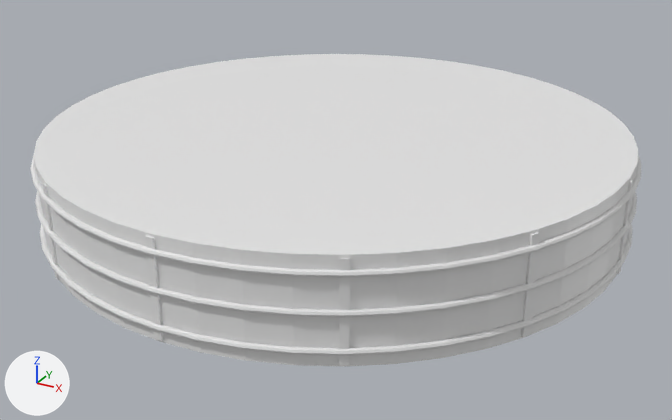
What one commit did to the glTF model assets-src/ship-modules/armor-standard.glb.
Before and after are seen from a 50 mm lens placed at (4.55, -8.27, 3.66), pointed at (0.08, -0.15, -0.4). The axes (+X, +Y, +Z) are drawn at lower left. The lights are the same throughout. The first picture is the older version.

The older version as bpy lines, for what is in view:
```python
ob_armor_band_0_0 = bpy.data.objects.new('armor_band_0.0', me_armor_band_0_0)
ob_armor_band_0_0.location = (0.0, 0.0, 0.0)
ob_armor_band_0_35 = bpy.data.objects.new('armor_band_0.35', me_armor_band_0_35)
ob_armor_band_0_35.location = (0.0, 0.0, 0.0)
ob_armor_band__0_35 = bpy.data.objects.new('armor_band_-0.35', me_armor_band__0_35)
ob_armor_band__0_35.location = (0.0, 0.0, 0.0)
ob_armor_hull = bpy.data.objects.new('armor_hull', me_armor_hull)
ob_armor_hull.location = (0.0, 0.0, 0.0)
ob_armor_strip_10 = bpy.data.objects.new('armor_strip_10', me_armor_strip_10)
ob_armor_strip_10.location = (0.0, 0.0, 0.0)
ob_armor_strip_11 = bpy.data.objects.new('armor_strip_11', me_armor_strip_11)
ob_armor_strip_11.location = (0.0, 0.0, 0.0)
ob_armor_strip_7 = bpy.data.objects.new('armor_strip_7', me_armor_strip_7)
ob_armor_strip_7.location = (0.0, 0.0, 0.0)
ob_armor_strip_8 = bpy.data.objects.new('armor_strip_8', me_armor_strip_8)
ob_armor_strip_8.location = (0.0, 0.0, 0.0)
ob_armor_strip_9 = bpy.data.objects.new('armor_strip_9', me_armor_strip_9)
ob_armor_strip_9.location = (0.0, 0.0, 0.0)
```
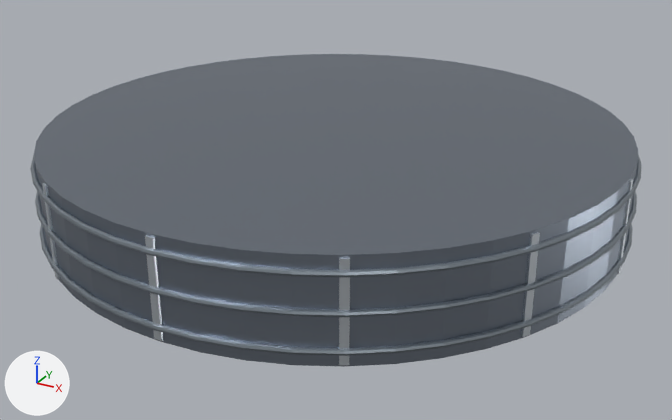
The newer file is also turned or shifted as a whole; pictures and numbers use the older file's frame.

Changed parts and their boxes [x1, y1, x2, y2] in the pictures (672 x 420 px):
'armor_hull', recoloured, surface changed (white to grey)
    both: [34, 54, 638, 367]
'armor_band_-0.35', recoloured, surface changed
    both: [30, 155, 642, 356]
'armor_band_0.35', recoloured, surface changed
    both: [30, 155, 642, 356]
'armor_band_0.0', recoloured, surface changed
    both: [35, 191, 637, 317]
'armor_strip_8', surface changed
    both: [42, 183, 350, 365]
'armor_strip_10', surface changed
    both: [42, 183, 350, 365]
'armor_strip_9', surface changed (darker)
    both: [145, 235, 163, 341]
'armor_strip_11', surface changed
    both: [43, 129, 540, 337]
'armor_strip_7', surface changed
    both: [43, 129, 540, 337]
'armor_strip_6', surface changed
    both: [616, 179, 633, 274]
'armor_strip_0', surface changed
    both: [616, 179, 633, 274]

What changed in the scene script:
```text
Change mat_mat_hull_dark:
    mat_mat_hull_dark.base_color: (0.8, 0.8, 0.8) -> (0.28, 0.32, 0.38)  # white #e7e7e7 -> grey #9099a6
    mat_mat_hull_dark.metallic: 0.0 -> 1.0
Change mat_mat_clamp:
    mat_mat_clamp.base_color: (0.8, 0.8, 0.8) -> (0.35, 0.4, 0.45)  # white #e7e7e7 -> grey #a0aab3
    mat_mat_clamp.metallic: 0.0 -> 1.0
Change mat_mat_hull:
    mat_mat_hull.metallic: 0.0 -> 1.0
```
